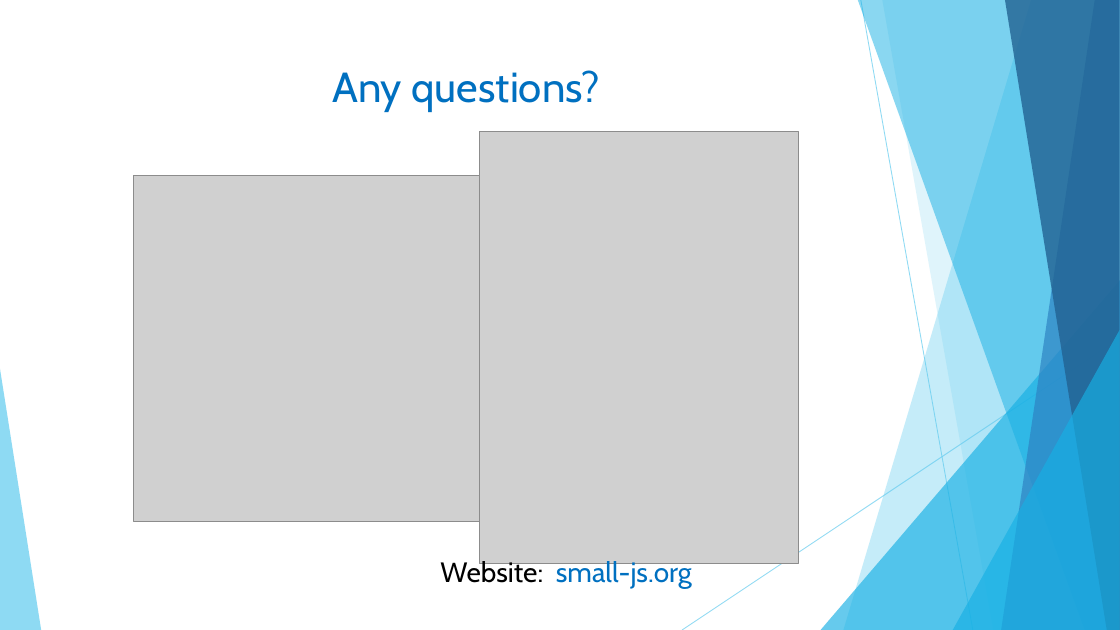
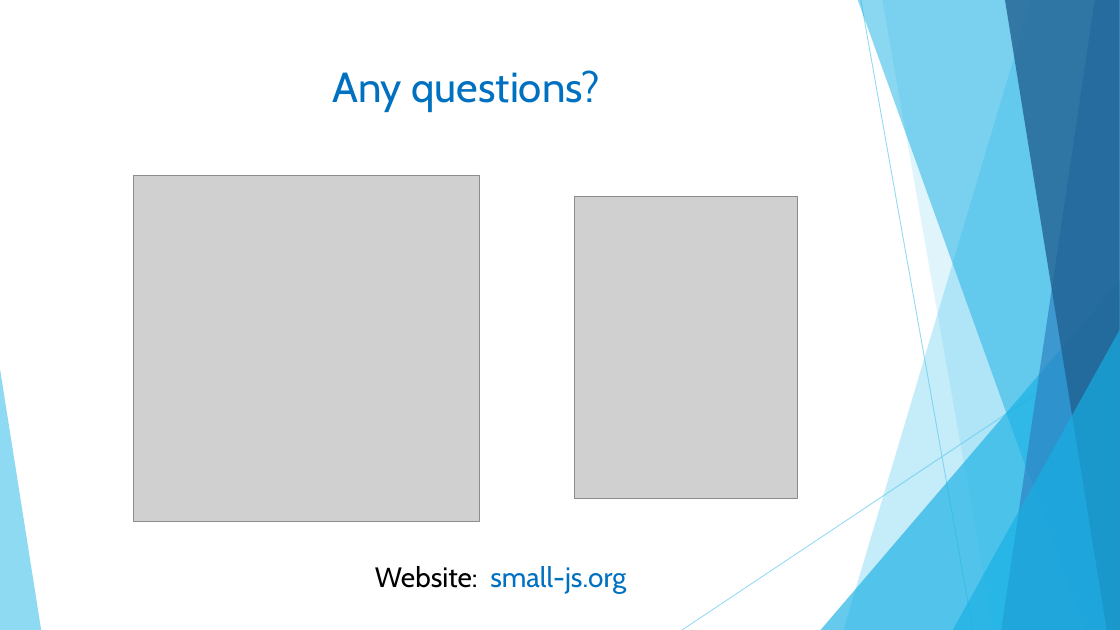
Before and after one commit to Small-JS/SmallJS, a slide deck: slide 16 of Documentation/Why_SmallJS.pptx (slide 11 before the commit). Drawn at 1120x630 pixels with LibreOffice and Linux fonts; fonts in the diff are those of the drawing; grey boxes stand for pictures. Boxes give left, top, right and bottom in pixels: in the first picture for what was removed or moved away, otherwise in the second. Text is boxed around its words. In the diff, an @@ line names an element or a change of style, - is before the commit and + after.

```diff
--- a/Documentation/Why_SmallJS.pptx
+++ b/Documentation/Why_SmallJS.pptx
@@ picture: place and size @@
-picture at box(480, 132, 799, 564)
+picture at box(574, 196, 797, 498)
@@ text "Website: small-js.org": place and size @@
-text "Website: small-js.org" at box(440, 558, 692, 588)
+text "Website: small-js.org" at box(375, 566, 626, 593)
@@ text "Website: small-js.org" at box(375, 566, 626, 593): alignment centre to left @@
```
Also in this commit, not shown: 7 other slides changed, 5 slides added, 2 other files.
